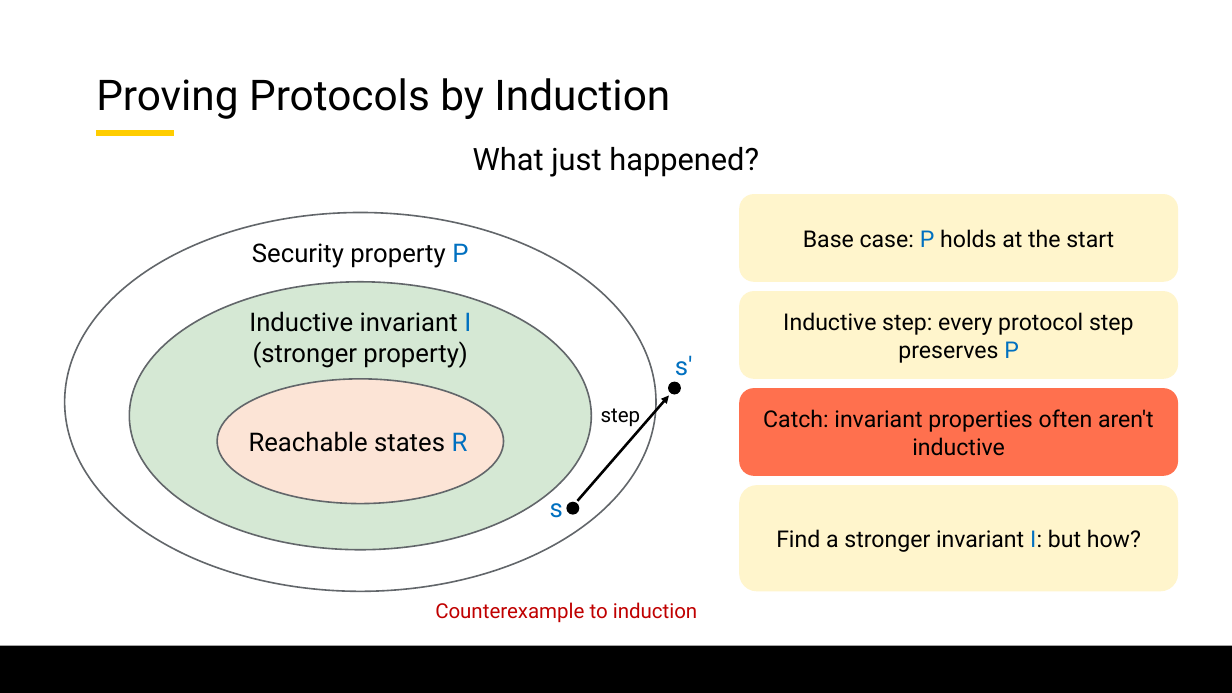
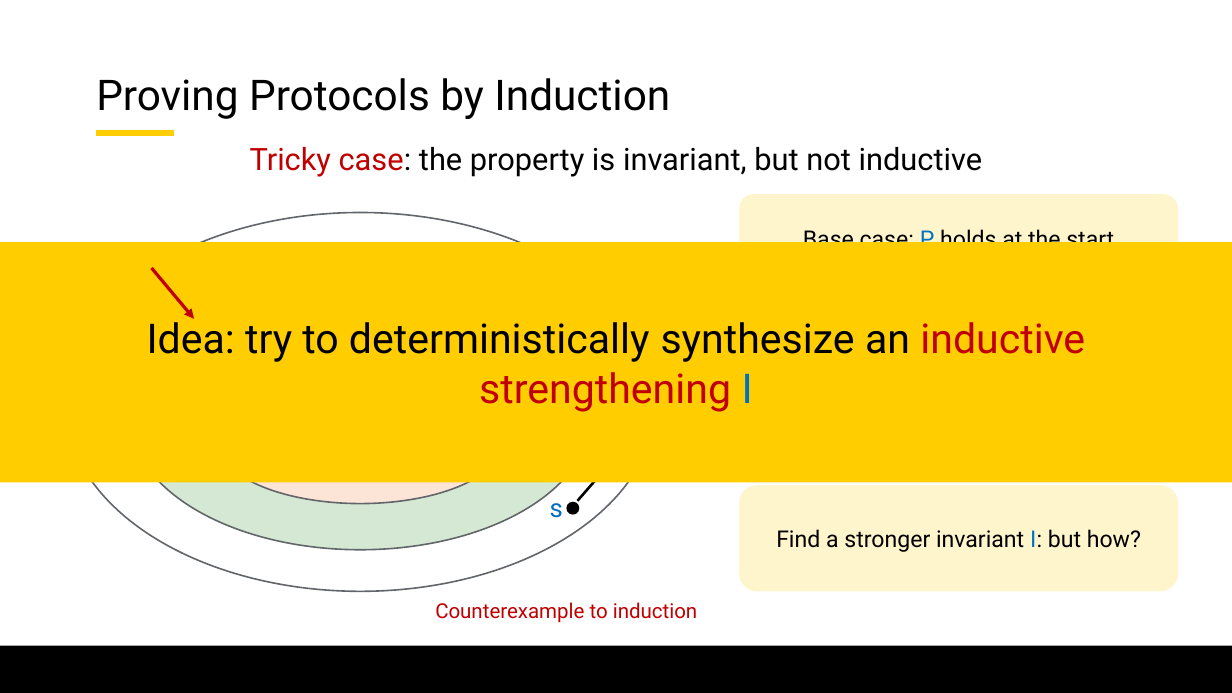
Before and after one commit to lorchrob/graduate_research_symposium, a slide deck: slide 42 of symposium_slides.pptx (slide 29 before the commit). Drawn at 1232x693 pixels with LibreOffice and Linux fonts; fonts in the diff are those of the drawing; background and template pictures are left out. Boxes give left, top, right and bottom in pixels: in the first picture for what was removed or moved away, otherwise in the second. Text is boxed around its words. In the diff, an @@ line names an element or a change of style, - is before the commit and + after.

```diff
--- a/symposium_slides.pptx
+++ b/symposium_slides.pptx
@@ text at (250, 147, 983, 177): text changed @@
-What just happened?
+Tricky case: the property is invariant, but not inductive
@@ rectangle added at (0, 242, 1232, 482), fill #FFCD00, 32 pt, text #000000 @@
+Idea: try to deterministically synthesize an inductive strengthening I
@@ arrow added from (152, 268) to (194, 319), #C00000 2.5 pt @@
@@ rounded rectangle removed at (739, 291, 1178, 379) @@
-Inductive step: every protocol step preserves P
@@ text removed at (249, 311, 471, 368) @@
-Inductive invariant I
-(stronger property)
@@ text removed at (675, 355, 693, 376) @@
-s′
@@ ellipse removed at (668, 382, 681, 395) @@
@@ rounded rectangle removed at (739, 388, 1178, 476) @@
-Catch: invariant properties often aren't inductive
@@ text removed at (601, 408, 641, 428) @@
-step
@@ text removed at (249, 431, 468, 452) @@
-Reachable states R
```
Also in this commit, not shown: 36 other slides changed, 28 slides added.
